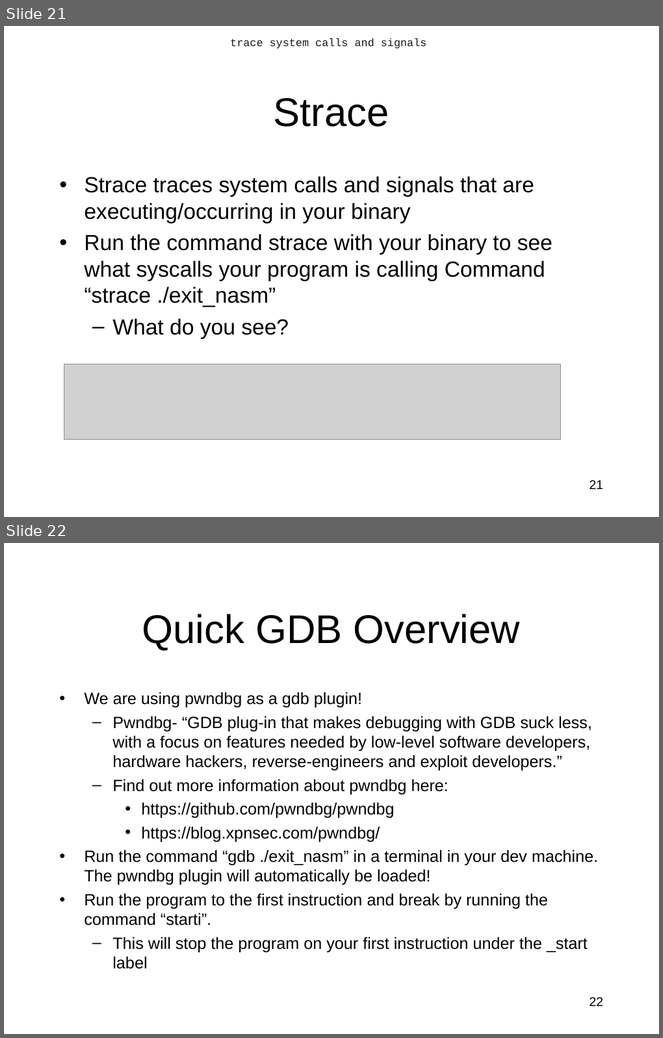
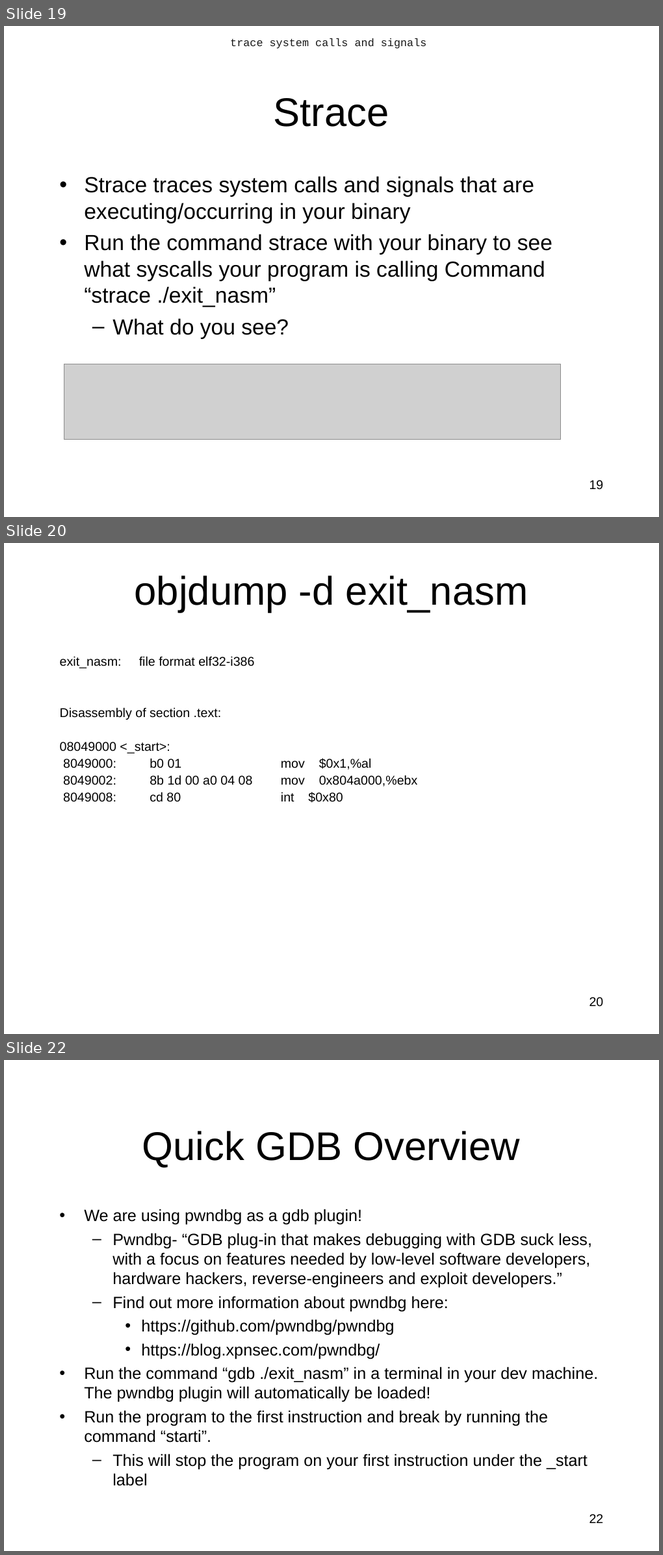
Before and after one commit to RobotMafiaCTF/RE_VR_Training, a slide deck: assembly/ppts/IntroductionToIntelx86-Part2.ppt. Shown one above the other, each under a label of ours: slides 21 and 22 before the commit, slides 19, 20 and 22 after it; the slides between them are not shown. The pictures are 663x1038 and 663x1555 pixels, drawn with LibreOffice and Linux fonts; fonts in the diff are those of the drawing; grey boxes stand for pictures. Boxes give left, top, right and bottom in pixels: in the first picture for what was removed or moved away, otherwise in the second. Text is boxed around its words. In the diff, an @@ line names an element or a change of style, - is before the commit and + after.

```diff
--- a/assembly/ppts/IntroductionToIntelx86-Part2.ppt
+++ b/assembly/ppts/IntroductionToIntelx86-Part2.ppt
@@ slide 20 added at box(4, 543, 659, 1034), background #FFFFFF @@
@@ title added at box(135, 575, 529, 613), 44 pt, text #000000 @@
+objdump -d exit_nasm
@@ text added at box(60, 656, 418, 803), 14 pt, text #000000 @@
+exit_nasm: file format elf32-i386
+Disassembly of section .text:
+08049000 <_start>:
+8049000: b0 01 mov $0x1,%al
+8049002: 8b 1d 00 a0 04 08 mov 0x804a000,%ebx
+8049008: cd 80 int $0x80
@@ page number added at box(590, 997, 604, 1007), 14 pt, text #000000 @@
+20
@@ what was slide 21 is now slide 19 @@
@@ page number at box(590, 480, 604, 490): text changed @@
-21
+19
```
Also in this commit, not shown: 9 slides changed, 1 slide removed.
